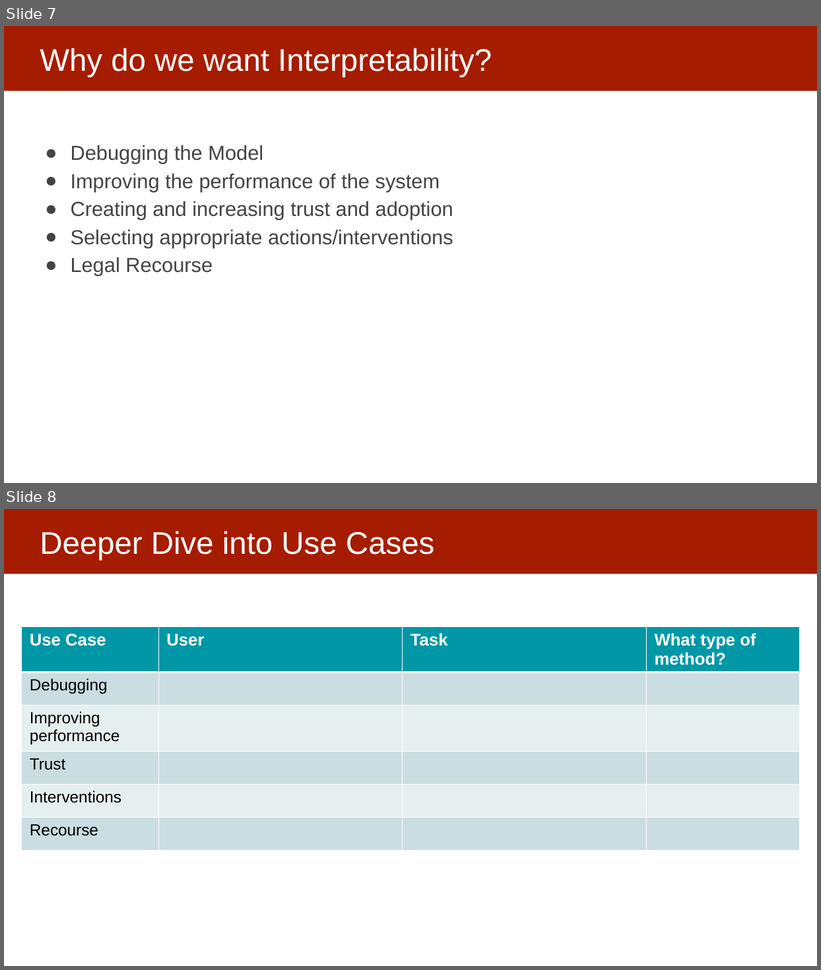
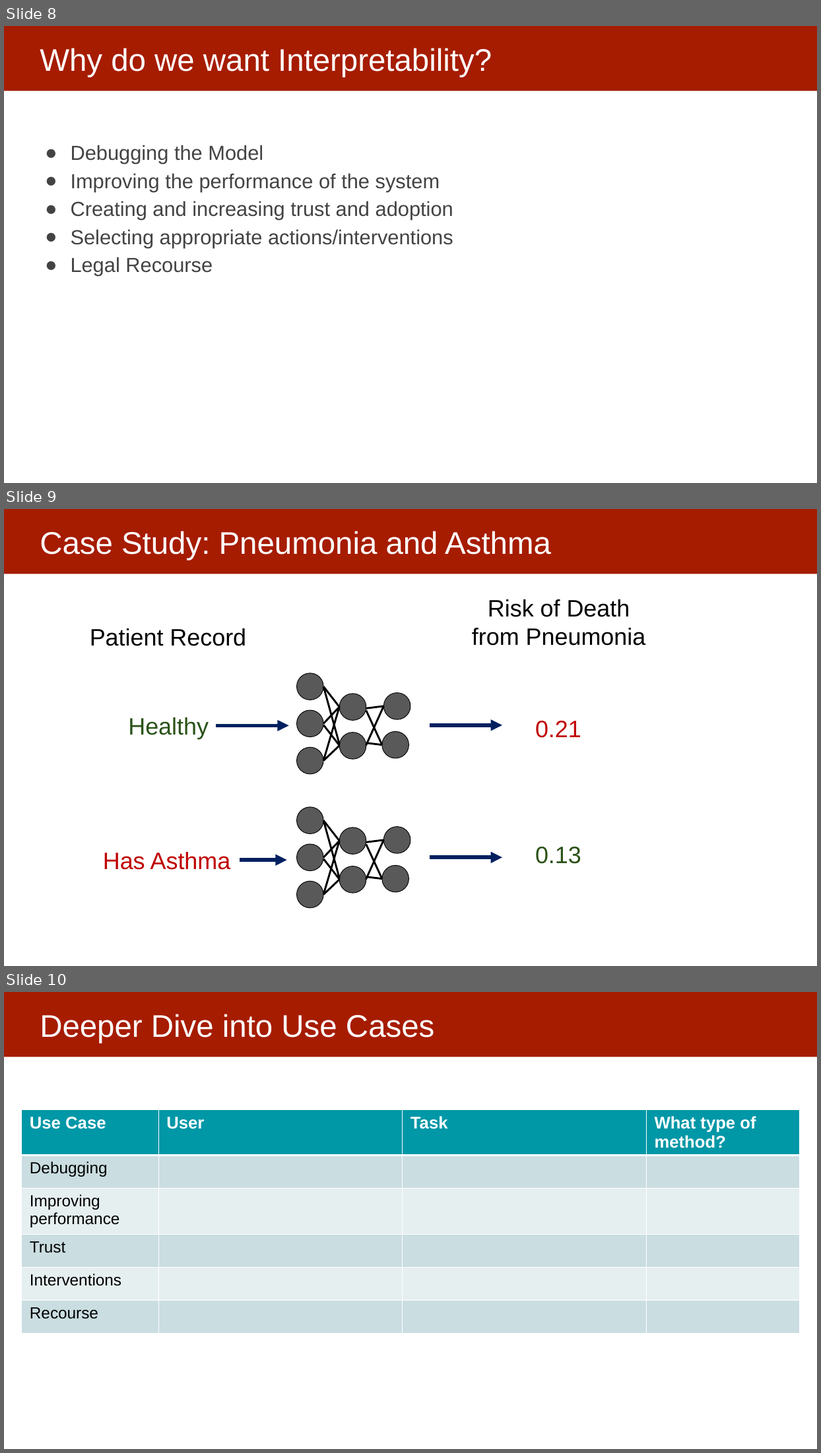
Before and after one commit to dssg/MLinPractice, a slide deck: Lectures/Lecture13-InterpretabilityOverview.pptx. Shown one above the other, each under a label of ours: slides 7 and 8 before the commit, slides 8, 9 and 10 after it. The pictures are 821x970 and 821x1453 pixels, drawn with LibreOffice and Linux fonts; fonts in the diff are those of the drawing. Boxes give left, top, right and bottom in pixels: in the first picture for what was removed or moved away, otherwise in the second. Text is boxed around its words. In the diff, an @@ line names an element or a change of style, - is before the commit and + after.

```diff
--- a/Lectures/Lecture13-InterpretabilityOverview.pptx
+++ b/Lectures/Lecture13-InterpretabilityOverview.pptx
@@ slide 9 added at (4, 509, 817, 966), background #FFFFFF; not listed: 1 template element that a slide beside it also shows @@
@@ title added at (40, 531, 551, 560), 37 pt, text #FFFFFF @@
+Case Study: Pneumonia and Asthma
@@ text added at (472, 599, 646, 646), 28 pt, text #000000 @@
+Risk of Death
+from Pneumonia
@@ text added at (90, 628, 246, 646), 28 pt, text #000000 @@
+Patient Record
@@ text added at (128, 718, 209, 739), 28 pt, text #2A5218 @@
+Healthy
@@ arrow added from (217, 725) to (289, 725), #002060 4.5 pt @@
@@ arrow added from (430, 725) to (502, 725), #002060 4.5 pt @@
@@ text added at (535, 721, 582, 738), 28 pt, text #C00000 @@
+0.21
@@ group added at (297, 673, 411, 774): 10 lines, 7 ellipses @@
@@ text added at (103, 852, 231, 870), 28 pt, text #C00000 @@
+Has Asthma
@@ arrow added from (240, 860) to (287, 860), #002060 4.5 pt @@
@@ arrow added from (430, 858) to (502, 858), #002060 4.5 pt @@
@@ text added at (535, 847, 582, 864), 28 pt, text #2A5218 @@
+0.13
@@ group added at (297, 807, 411, 908): 10 lines, 7 ellipses @@
@@ what was slide 7 is now slide 8 @@
@@ what was slide 8 is now slide 10 @@
```
Also in this commit, not shown: 3 slides changed, 14 other slides added.
